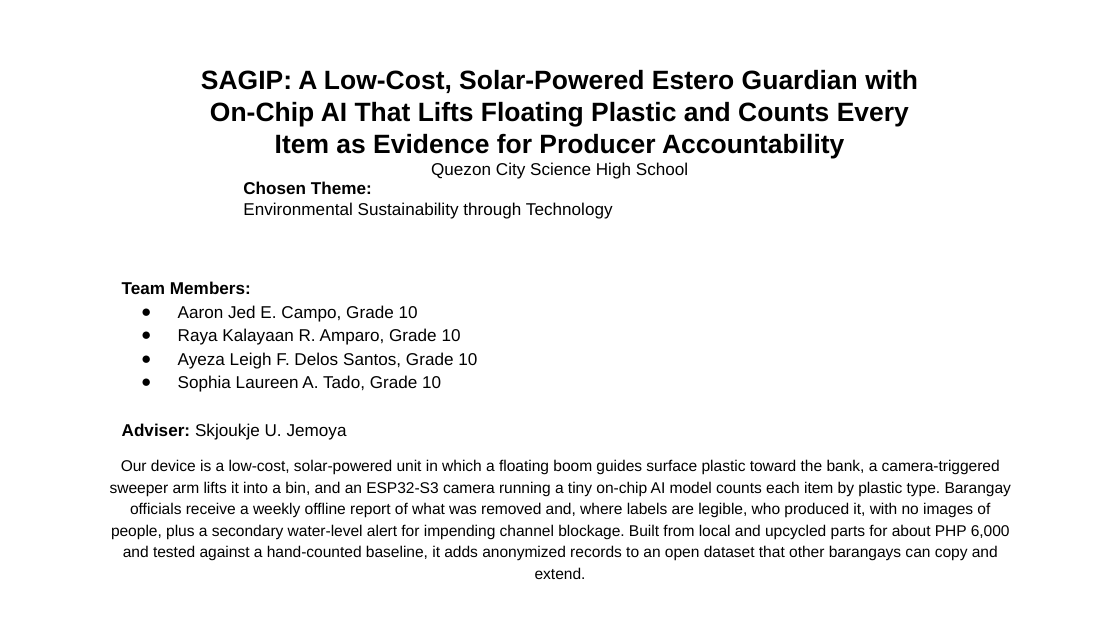
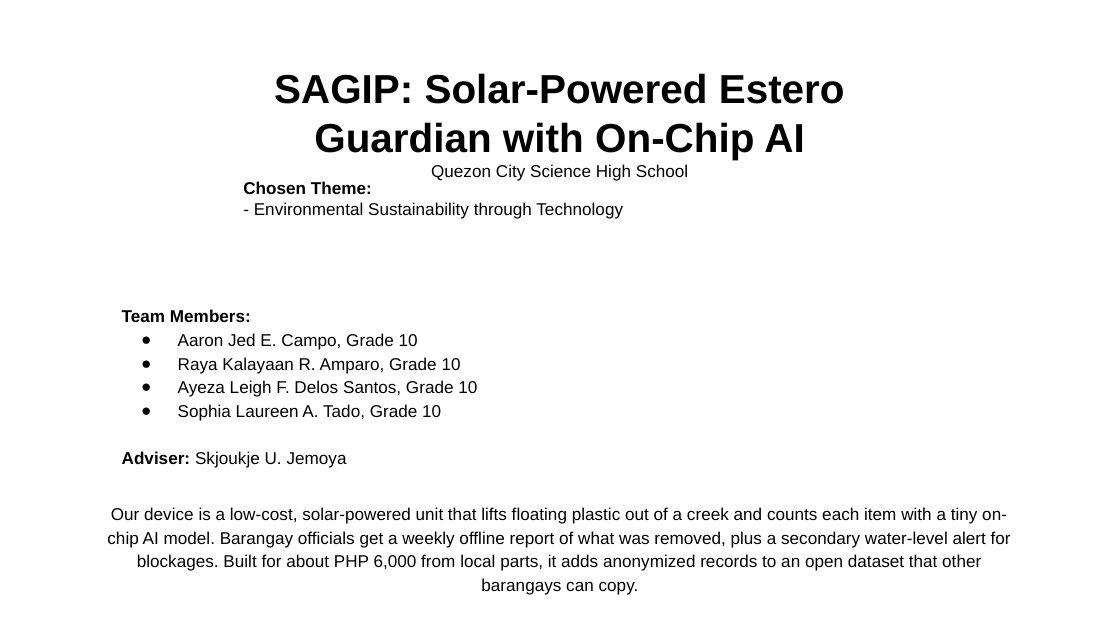
Before and after one commit to tmommu/research, a slide deck: slide 1 of sft_entry/SAGIP_SFT2026_Entry_PPT.pptx. Drawn at 1120x630 pixels with LibreOffice and Linux fonts; fonts in the diff are those of the drawing; background and template pictures are left out. Boxes give left, top, right and bottom in pixels: in the first picture for what was removed or moved away, otherwise in the second. Text is boxed around its words. In the diff, an @@ line names an element or a change of style, - is before the commit and + after.

```diff
--- a/sft_entry/SAGIP_SFT2026_Entry_PPT.pptx
+++ b/sft_entry/SAGIP_SFT2026_Entry_PPT.pptx
@@ title at <box>274,73,845,160</box>: text changed; size 17 to 26 pt @@
-SAGIP: A Low-Cost, Solar-Powered Estero Guardian with On-Chip AI That Lifts Floating Plastic and Counts Every Item as Evidence for Producer Accountability
+SAGIP: Solar-Powered Estero Guardian with On-Chip AI
@@ text at <box>254,202,623,219</box>: text changed @@
-Environmental Sustainability through Technology
+- Environmental Sustainability through Technology
@@ text "Team Members:": place and size @@
-text "Team Members:" at <box>122,281,477,440</box>
+text "Team Members:" at <box>122,309,477,468</box>
@@ text at <box>107,507,1011,595</box>: text changed; size 10 to 11 pt @@
-Our device is a low-cost, solar-powered unit in which a floating boom guides surface plastic toward the bank, a camera-triggered sweeper arm lifts it into a bin, and an ESP32-S3 camera running a tiny on-chip AI model counts each item by plastic type. Barangay officials receive a weekly offline report of what was removed and, where labels are legible, who produced it, with no images of people, plus a secondary water-level alert for impending channel blockage. Built from local and upcycled parts for about PHP 6,000 and tested against a hand-counted baseline, it adds anonymized records to an open dataset that other barangays can copy and extend.
+Our device is a low-cost, solar-powered unit that lifts floating plastic out of a creek and counts each item with a tiny on-chip AI model. Barangay officials get a weekly offline report of what was removed, plus a secondary water-level alert for blockages. Built for about PHP 6,000 from local parts, it adds anonymized records to an open dataset that other barangays can copy.
```
Also in this commit, not shown: 5 other slides changed, 9 other files.
